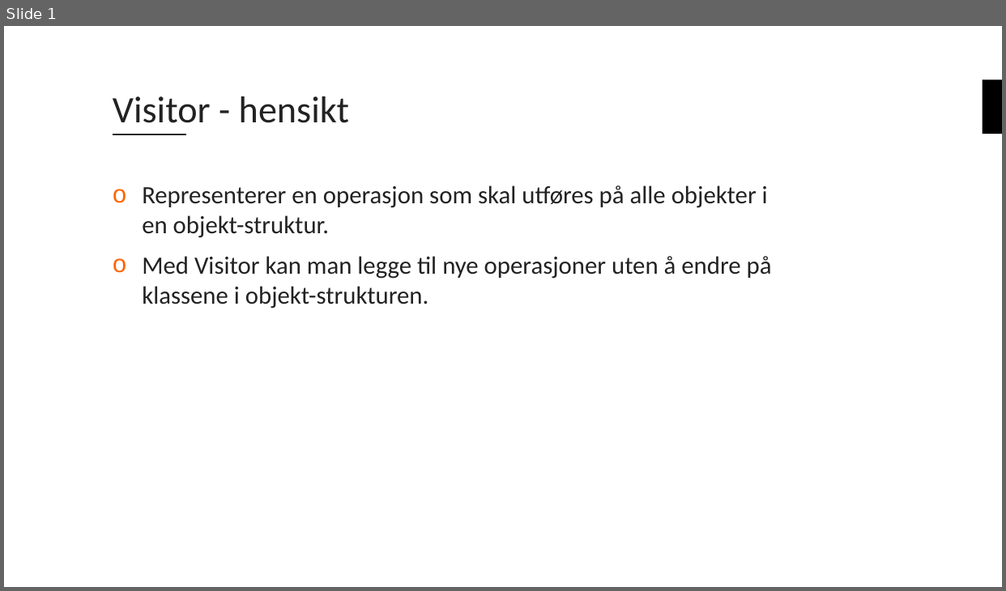
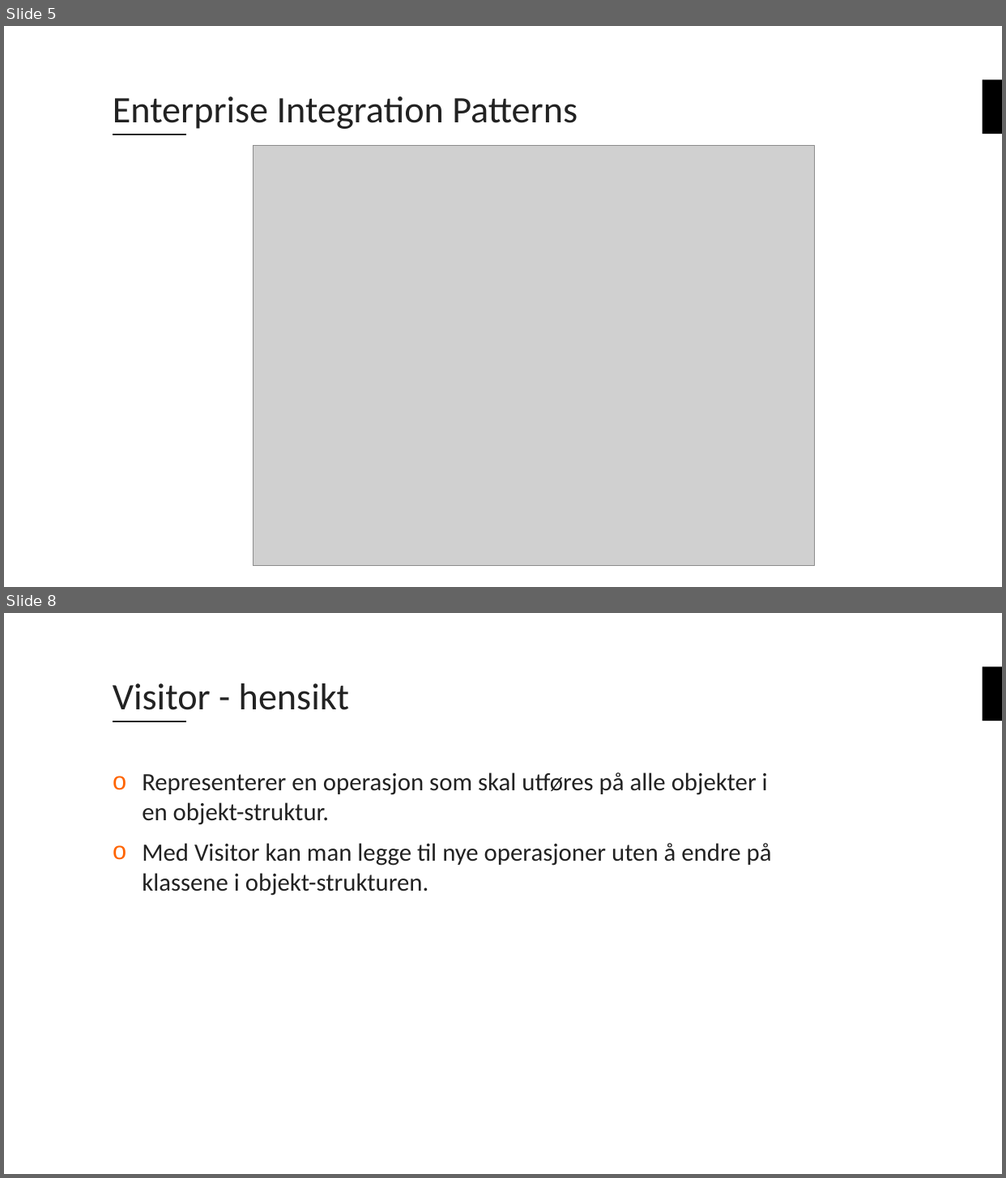
Before and after one commit to bouvet/VisitorAndStrategyPattern, a slide deck: Presentasjon.pptx. Shown one above the other, each under a label of ours: slide 1 before the commit, slides 5 and 8 after it; the slides between them are not shown. The pictures are 1006x591 and 1006x1178 pixels, drawn with LibreOffice and Linux fonts; fonts in the diff are those of the drawing; grey boxes stand for pictures; background and template pictures are left out. Boxes give left, top, right and bottom in pixels: in the first picture for what was removed or moved away, otherwise in the second. Text is boxed around its words. In the diff, an @@ line names an element or a change of style, - is before the commit and + after.

```diff
--- a/Presentasjon.pptx
+++ b/Presentasjon.pptx
@@ slide 5 added at (x1=4, y1=26, x2=1002, y2=587), background #FFFFFF; not listed: 2 template elements that a slide beside it also shows @@
@@ title added at (x1=113, y1=96, x2=577, y2=129), 36 pt, text #222222 @@
+Enterprise Integration Patterns
@@ picture added at (x1=253, y1=145, x2=815, y2=566) @@
@@ what was slide 1 is now slide 8 @@
```
Also in this commit, not shown: 9 other slides added.
